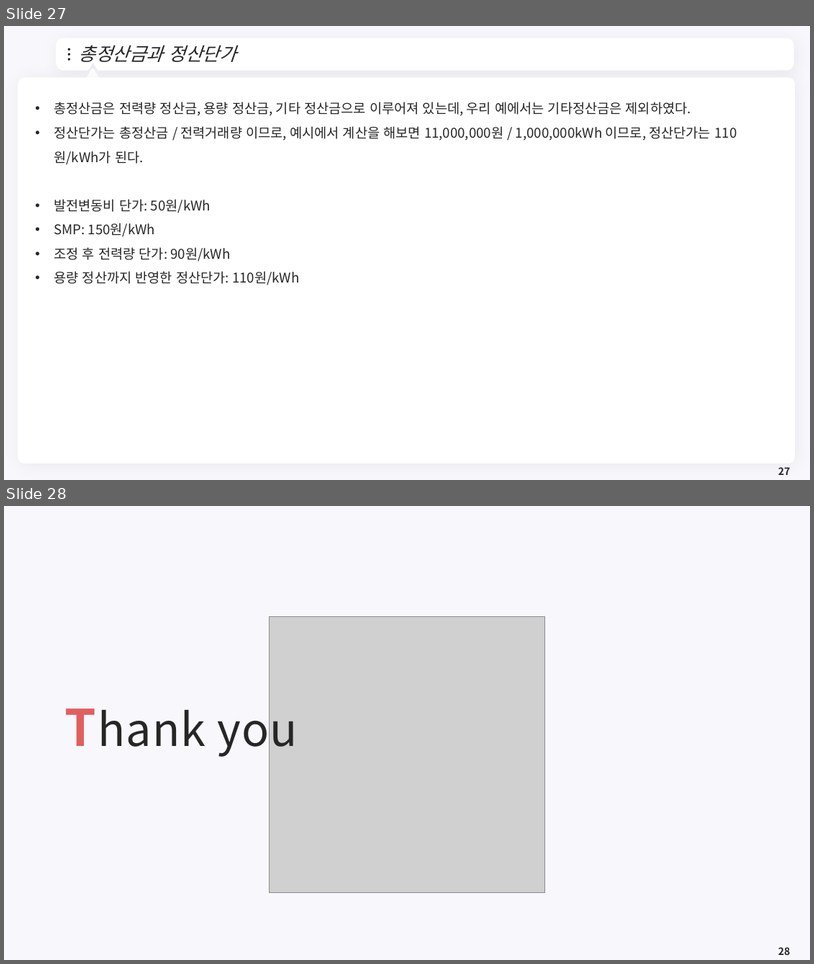
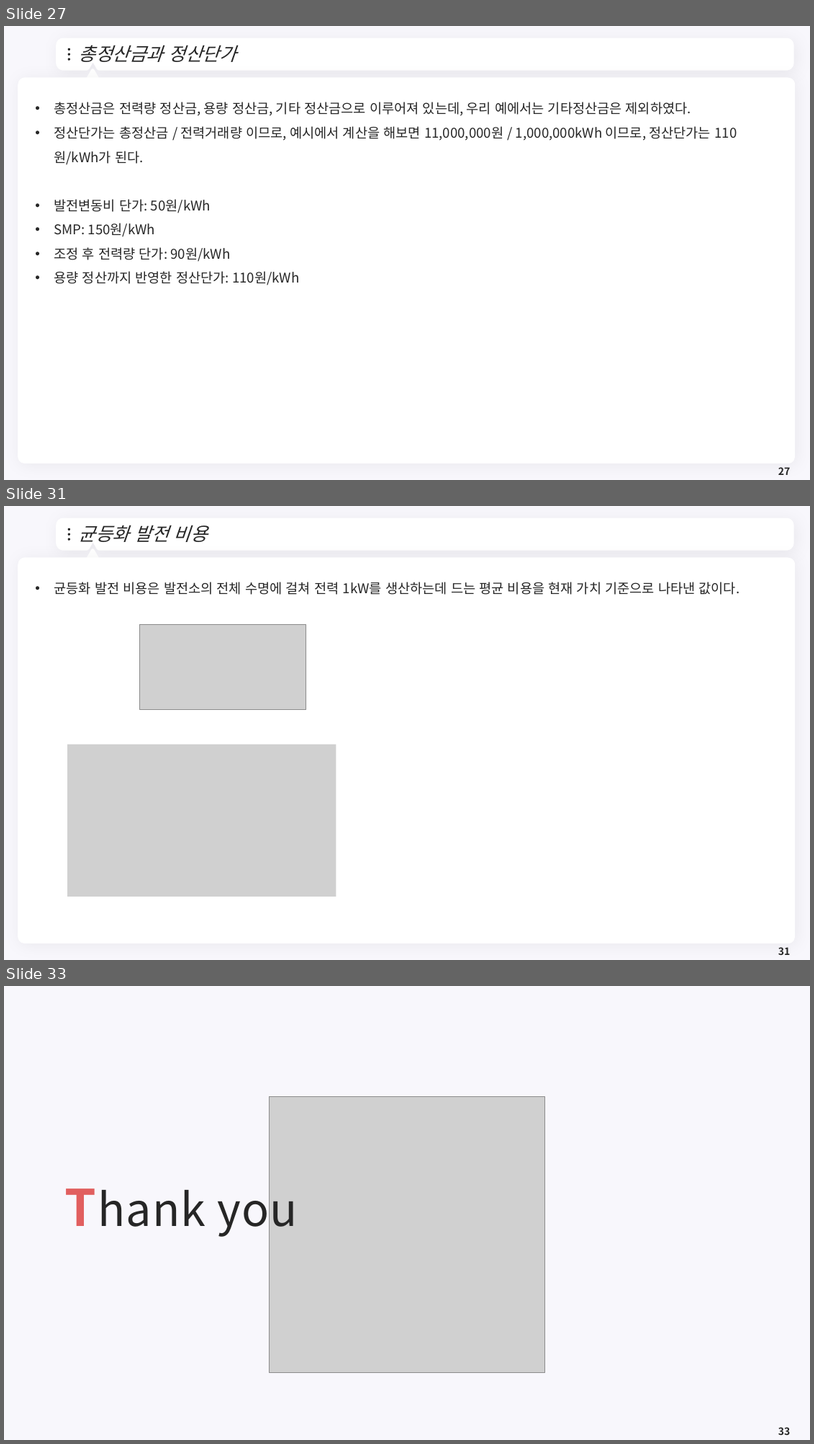
Before and after one commit to meandthey/Teaching, a slide deck: 에너지경제학/자원에너지경제학_Chapter_8 (전력시장).pptx. Shown one above the other, each under a label of ours: slides 27 and 28 before the commit, slides 27, 31 and 33 after it; the slides between them are not shown. The pictures are 814x964 and 814x1444 pixels, drawn with LibreOffice and Linux fonts; fonts in the diff are those of the drawing; grey boxes stand for pictures; background and template pictures are left out. Boxes give left, top, right and bottom in pixels: in the first picture for what was removed or moved away, otherwise in the second. Text is boxed around its words. In the diff, an @@ line names an element or a change of style, - is before the commit and + after.

```diff
--- a/에너지경제학/자원에너지경제학_Chapter_8 (전력시장).pptx
+++ b/에너지경제학/자원에너지경제학_Chapter_8 (전력시장).pptx
@@ slide 31 added at [4,506,810,960], background #F8F7FC; not listed: 7 template elements that a slide beside it also shows @@
@@ title added at [79,525,208,542], 22 pt, text #262626, italic @@
+균등화 발전 비용
@@ text added at [54,582,741,595], 16 pt, text #262626 @@
+• 균등화 발전 비용은 발전소의 전체 수명에 걸쳐 전력 1kW를 생산하는데 드는 평균 비용을 현재 가치 기준으로 나타낸 값이다.
@@ picture added at [140,624,306,710] @@
@@ picture added at [67,744,336,896] @@
@@ page number added at [779,947,790,955], 12 pt, text #262626, bold @@
+31
@@ what was slide 28 is now slide 33 @@
@@ page number at [779,1427,790,1435]: text changed @@
-28
+33
```
Also in this commit, not shown: 4 other slides added, 3 slides removed, 5 other files.
